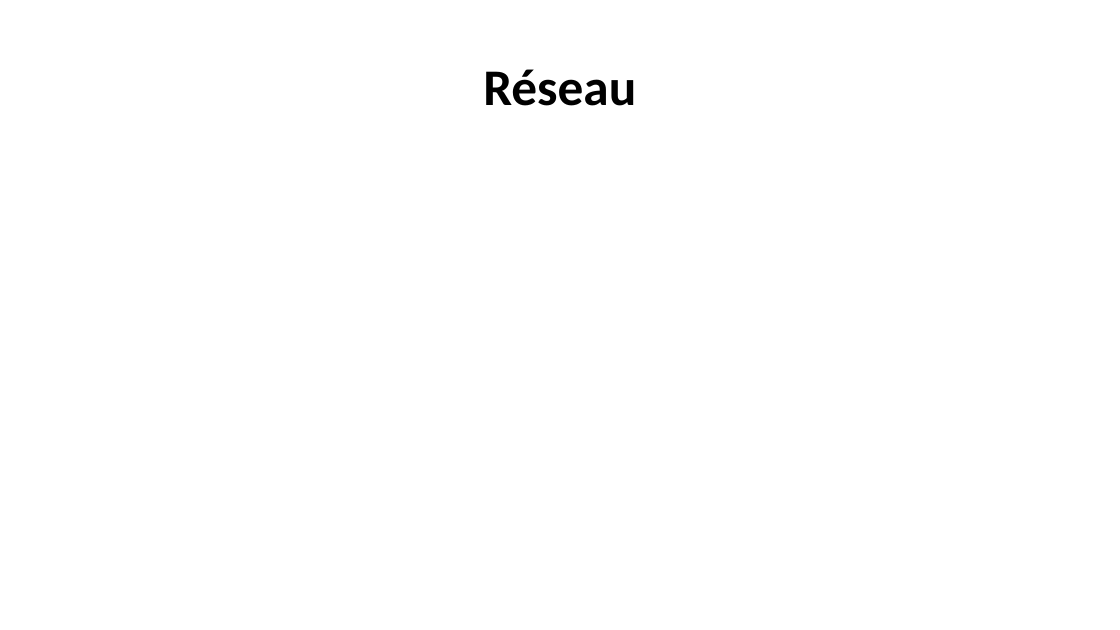
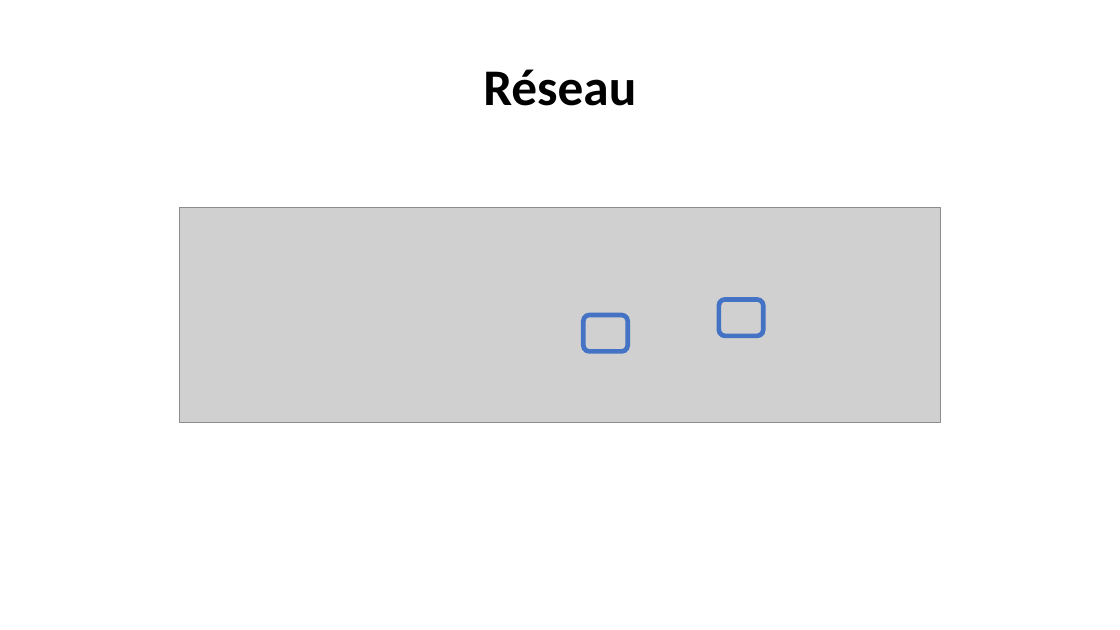
Before and after one commit to corentin-breny/Systeme_Escape_Game_13emePorte, a slide deck: slide 7 of Etudiants/Joshua/PremièreRevueDeProjet.pptx (slide 15 before the commit). Drawn at 1120x630 pixels with LibreOffice and Linux fonts; fonts in the diff are those of the drawing; grey boxes stand for pictures; background and template pictures are left out. Boxes give left, top, right and bottom in pixels: in the first picture for what was removed or moved away, otherwise in the second. Text is boxed around its words. In the diff, an @@ line names an element or a change of style, - is before the commit and + after.

```diff
--- a/Etudiants/Joshua/PremièreRevueDeProjet.pptx
+++ b/Etudiants/Joshua/PremièreRevueDeProjet.pptx
@@ picture added at box(180, 208, 940, 423) @@
@@ rounded rectangle added at box(583, 315, 628, 351), outline #4472C4 4 pt @@
@@ rounded rectangle added at box(719, 300, 764, 336), outline #4472C4 4 pt @@
```
Also in this commit, not shown: 1 other slide changed, 8 slides removed, 1 other file.
